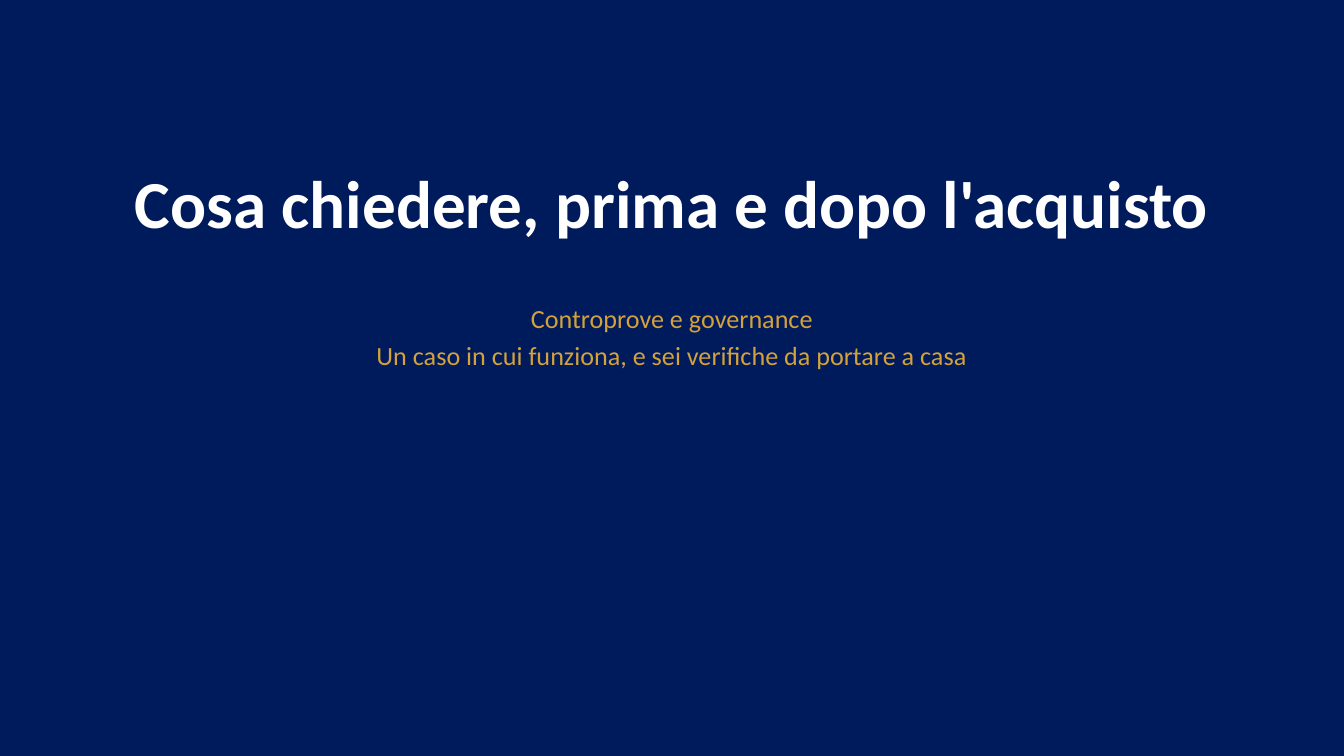
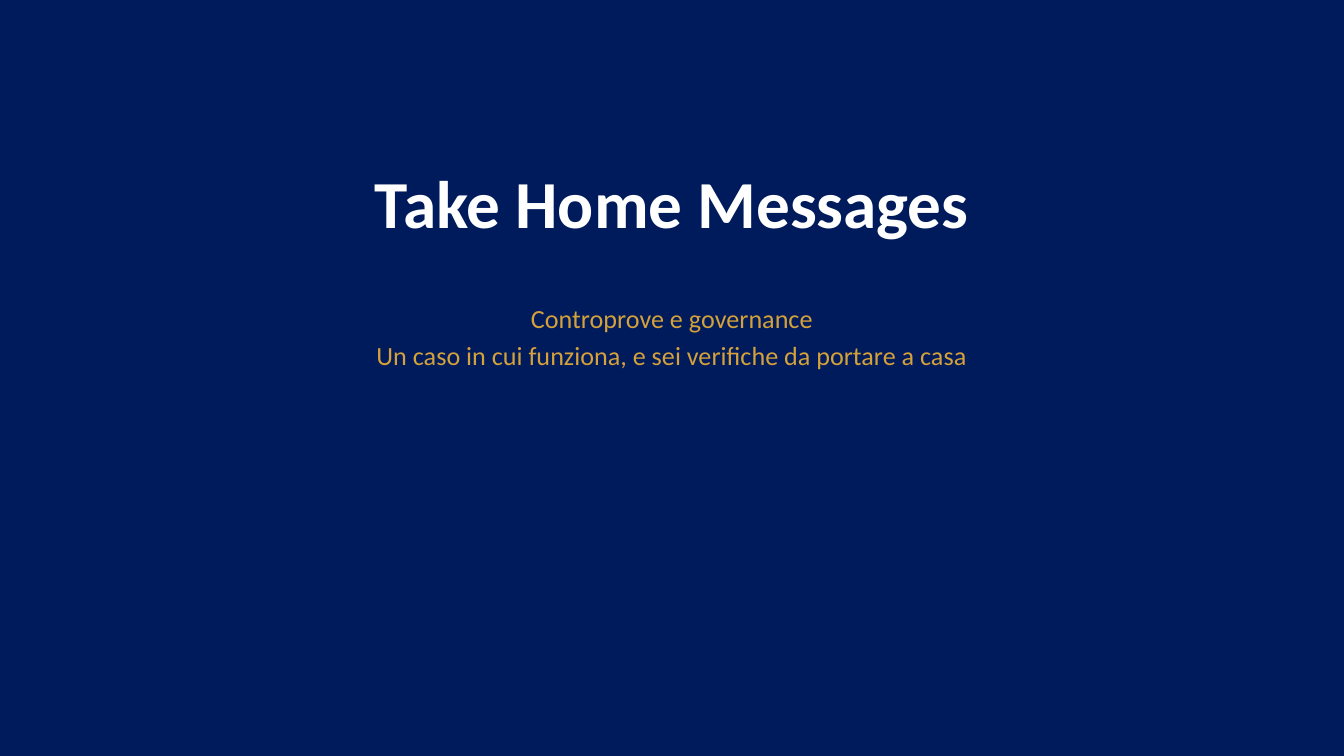
Before and after one commit to MicheleFerramola00/lezioni, a slide deck: slide 35 of slide/M2.4_Ferramola_slide.pptx. Drawn at 1344x756 pixels with LibreOffice and Linux fonts; fonts in the diff are those of the drawing. Boxes give left, top, right and bottom in pixels: in the first picture for what was removed or moved away, otherwise in the second. Text is boxed around its words. In the diff, an @@ line names an element or a change of style, - is before the commit and + after.

```diff
--- a/slide/M2.4_Ferramola_slide.pptx
+++ b/slide/M2.4_Ferramola_slide.pptx
@@ text at (375, 181, 969, 240): text changed @@
-Cosa chiedere, prima e dopo l'acquisto
+Take Home Messages
```
Also in this commit, not shown: 12 other slides changed.
